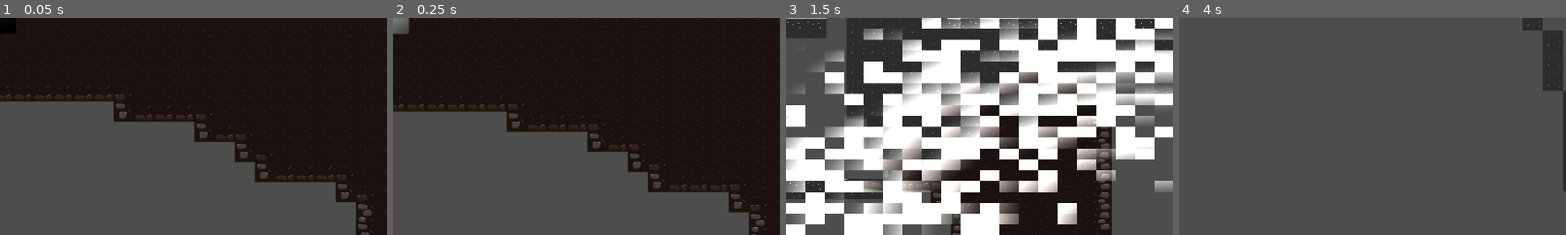
Above: before the commit, frames 1-4 (left to right).
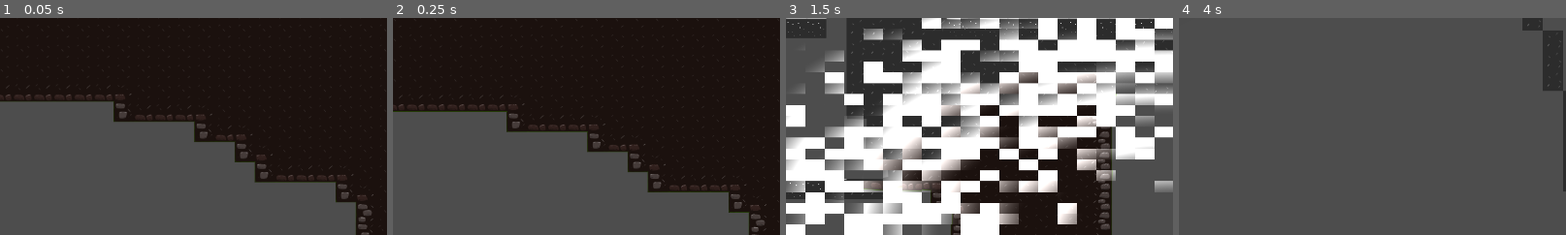
Above: after the commit, the same moments.

Repository: agasyants/GameJam1--skidbladnir-
Game: Godot game, scene res://Levels/main_level/main.tscn
Same seed, same stepped clock (60 frames per second), same inputs: the game is played once before the commit and once after it. Sound files missing from this copy of the repository are replaced by a short silence.
Inputs:
- Up to frame 1 (0.05 s): no input
- Up to frame 2 (0.25 s): no input
- Up to frame 3 (1.5 s): hold K (switch_echo) 0.53-1.28 s; hold Right (ui_right) from 0.53 s (still down); tap Space (jump) at 0.77 s; tap J (switch_normal) at 1.35 s
- Up to frame 4 (4 s): tap Space (jump) at 1.52, 3.02, 3.77 s; release Right (ui_right) at 2.03 s; hold Left (ui_left) 2.03-2.78 s; hold , (switch_truth) 2.03-2.78 s; hold Right (ui_right) from 2.78 s (still down); tap L (switch_visceral) at 2.85 s; hold K (switch_echo) from 3.53 s (still down)
The pictures show only the part of the screen within x 0-50%, y 0-50%; the shares and areas given below are measured in that part.

The runs differ from the first frame. In frame 1, 0.2% of the frame differs, in the area x 0-5%, y 0-8%; in frame 2, 0.3%; in frame 3, nothing differs; in frame 4, less than 0.1%.

Commit message:
Viniette Update

Diff:
--- a/Levels/main_level/main.tscn
+++ b/Levels/main_level/main.tscn
@@ -27,7 +27,6 @@
 shader_parameter/intensity = 0.5
 shader_parameter/size = 0.8
 shader_parameter/vignette_color = Color(0, 0, 0, 1)
-shader_parameter/animation_speed = 1.0
 
 [node name="Root" type="Node2D"]
 
@@ -97,10 +96,15 @@
 [node name="Pause" parent="CanvasLayer" instance=ExtResource("6_dsr8i")]
 z_index = 1000
 
-[node name="ColorRect" type="ColorRect" parent="CanvasLayer"]
+[node name="ColorRect" type="ColorRect" parent="CanvasLayer" groups=["V"]]
+z_index = 200
 material = SubResource("ShaderMaterial_pltfe")
-offset_right = 40.0
-offset_bottom = 40.0
+anchors_preset = 15
+anchor_right = 1.0
+anchor_bottom = 1.0
+grow_horizontal = 2
+grow_vertical = 2
+color = Color(1, 1, 1, 0)
 script = ExtResource("8_pltfe")
 
 [node name="Player" parent="." groups=["Player"] instance=ExtResource("6_kpj74")]
--- a/Music/MusicManager.gd
+++ b/Music/MusicManager.gd
@@ -50,7 +50,6 @@
 	current_track_name = track_name
 
 	# 1. ЗАПИСЬ ПОЗИЦИИ: Получаем текущую позицию воспроизведения (в секундах)
-	# Если еще ничего не играет, позиция будет 0.0
 	var playback_position = current_player.get_playback_position()
 
 	# --- 2. Настройка нового плеера (Standby) ---
--- a/Player/Player.gd
+++ b/Player/Player.gd
@@ -12,7 +12,7 @@
 # Дополнительные параметры
 const COYOTE_TIME = 0.08
 const JUMP_BUFFER = 0.12
-const STUCK_TIME = 5.0
+const STUCK_TIME = 8.0
 const MAX_FALL_SPEED = 1400.0
 
 # Состояния
@@ -28,6 +28,7 @@
 var stuck_timer = 0.0
 
 @onready var animation_player = $AnimationPlayer
+@onready var viniet = get_tree().get_first_node_in_group("V")
 
 func _ready() -> void:
 	var loaded = SaveManager.load_game()
@@ -51,10 +52,14 @@
 
 	if test_move(global_transform, Vector2.ZERO):
 		stuck_timer += delta
+		viniet.set_intensity(stuck_timer/STUCK_TIME)
+		viniet.set_size1(1.1-stuck_timer/STUCK_TIME*0.7)
 		if stuck_timer > STUCK_TIME:
 			die()
 	else:
-		stuck_timer = 0
+		viniet.set_intensity(0.0)
+		viniet.set_size1(1.2)
+		stuck_timer = 0.0
 
 func _apply_gravity(delta: float) -> void:
 	if not is_on_floor():
--- a/Shader/VinietController.gd
+++ b/Shader/VinietController.gd
@@ -1,20 +1,6 @@
-# Скрипт для анимации шейдерных параметров
 extends ColorRect
 
 @onready var shader_material = material as ShaderMaterial
-
-func _ready():
-	animate_vignette()
-
-func animate_vignette():
-	var tween = create_tween()
-	tween.set_parallel(true)
-
-	# Анимация интенсивности
-	tween.tween_method(set_intensity, 0.0, 0.7, 2.0)
-
-	# Анимация размера
-	tween.tween_method(set_size1, 1.0, 0.6, 2.0)
 
 func set_intensity(value: float):
 	shader_material.set_shader_parameter("intensity", value)
--- a/Shader/viniet.gdshader
+++ b/Shader/viniet.gdshader
@@ -1,23 +1,21 @@
 shader_type canvas_item;
 
 uniform float intensity : hint_range(0.0, 1.0) = 0.5;
-uniform float size : hint_range(0.0, 1.0) = 0.8;
-uniform vec4 vignette_color : source_color = vec4(0.0, 0.0, 0.0, 1.0);
-uniform float animation_speed : hint_range(0.0, 5.0) = 1.0;
+uniform float size : hint_range(0.0, 1.5) = 1.5;
+uniform vec4 vignette_color : source_color = vec4(0.0, 0.0, 0.0, 0.5);
 
 void fragment() {
     // Расчет расстояния от центра
-    vec2 uv = SCREEN_UV;
-    float dist = distance(uv, vec2(0.5, 0.5));
+    vec2 uv = UV;
+    float dist = distance(uv, vec2(0.5, 0.55));
 
     // Анимированная интенсивность
-    float animated_intensity = intensity * (0.8 + 0.2 * sin(TIME * animation_speed));
+    float animated_intensity = intensity * (0.8 + 0.2 * sin(TIME*8.0));
 
     // Создание веньетки
     float vignette = smoothstep(size, size - 0.3, dist * (1.0 + animated_intensity));
     vignette = pow(vignette, 2.0);
 
-    // Применение к цвету
-    COLOR = texture(TEXTURE, UV);
-    COLOR.rgb = mix(COLOR.rgb, vignette_color.rgb, vignette * vignette_color.a);
+    // Устанавливаем только альфа-канал для прозрачности
+    COLOR = vec4(0.0, 0.0, 0.0, 1.0 - vignette * vignette_color.a);
 }
